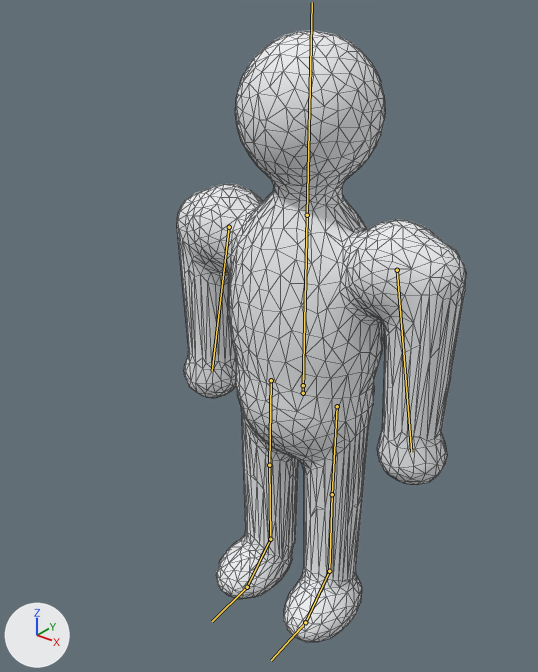
The FBX model unity/HorrorGame/Assets/Models/Player/Runner.fbx as it was, and as the next commit left it.
Rendered twice from a 50 mm lens placed at (1.104, -1.54, 1.869), pointed at (-0.061, -0.083, 0.966). The axes (+X, +Y, +Z) are drawn at lower left. The lights are the same throughout. The first picture is the older version. The bones that bend it are drawn over the model as lines. Mesh edges are drawn as thin lines.

Objects in the first picture: 'Runner'.
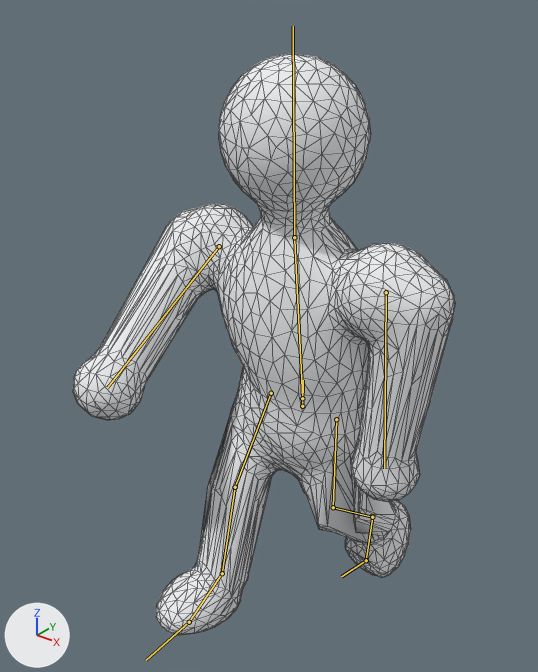
The newer file adds an action. The first version stands in its rest pose; the second is drawn at frame 9 of the action 'GunWalk'.

The edits, one by one:
Bone 'Hips' (bone_hips) moves from (0.0, 0.0, 0.0) to (0.0, -0.044, 0.0).
Bone 'Hips' (bone_hips) turns from (0, 0, 0) to (1, 0, 0) degrees about its own x, y and z.
Bone 'Spine' (bone_spine) turns from (0, 0, 0) to (5, 0, 0) degrees about its own x, y and z.
Bone 'Head' (bone_head) turns from (0, 0, 0) to (-4, 0, 0) degrees about its own x, y and z.
Bone 'LeftUpperArm' (bone_leftupperarm) turns from (0, 0, 0) to (-7, 0, 5) degrees about its own x, y and z.
Bone 'RightUpperArm' (bone_rightupperarm) turns from (0, 0, 0) to (-60, 5, 7) degrees about its own x, y and z.
Bone 'LeftUpperLeg' (bone_leftupperleg) turns from (0, 0, 0) to (-2, 0, -1) degrees about its own x, y and z.
Bone 'LeftLowerLeg' (bone_leftlowerleg) turns from (0, 0, 0) to (51, 0, 1) degrees about its own x, y and z.
Bone 'LeftFoot' (bone_leftfoot) turns from (0, 0, 0) to (-13, 0, 0) degrees about its own x, y and z.
Bone 'LeftToes' (bone_lefttoes) turns from (0, 0, 0) to (-60, -2, -1) degrees about its own x, y and z.
Bone 'RightUpperLeg' (bone_rightupperleg) turns from (0, 0, 0) to (-32, 0, 1) degrees about its own x, y and z.
Bone 'RightLowerLeg' (bone_rightlowerleg) turns from (0, 0, 0) to (18, 0, -1) degrees about its own x, y and z.
Bone 'RightToes' (bone_righttoes) turns from (0, 0, 0) to (13, 1, 1) degrees about its own x, y and z.

Location of each change, [x1, y1, x2, y2] in pixels of the pictures (538 x 672 px):
'Runner', posed (32% wider): before [177, 30, 466, 642]; after [73, 54, 455, 636]
bone 'Hips', root to tip: before (303, 393) to (303, 366); after (302, 406) to (303, 380)
bone 'Spine', root to tip: before (303, 385) to (307, 216); after (302, 398) to (294, 239)
bone 'Head', root to tip: before (307, 215) to (312, 2); after (294, 237) to (293, 26)
bone 'LeftUpperArm', root to tip: before (397, 270) to (411, 452); after (386, 292) to (384, 468)
bone 'RightUpperArm', root to tip: before (229, 227) to (212, 371); after (219, 246) to (107, 387)
bone 'LeftUpperLeg', root to tip: before (337, 406) to (332, 494); after (336, 419) to (333, 507)
bone 'LeftLowerLeg', root to tip: before (332, 494) to (329, 571); after (333, 507) to (372, 517)
bone 'LeftFoot', root to tip: before (329, 571) to (305, 622); after (372, 517) to (366, 560)
bone 'LeftToes', root to tip: before (305, 622) to (271, 660); after (366, 560) to (341, 576)
bone 'RightUpperLeg', root to tip: before (271, 380) to (269, 465); after (271, 393) to (235, 487)
bone 'RightLowerLeg', root to tip: before (269, 465) to (270, 539); after (235, 487) to (222, 573)
bone 'RightToes', root to tip: before (247, 587) to (212, 621); after (189, 622) to (146, 660)
